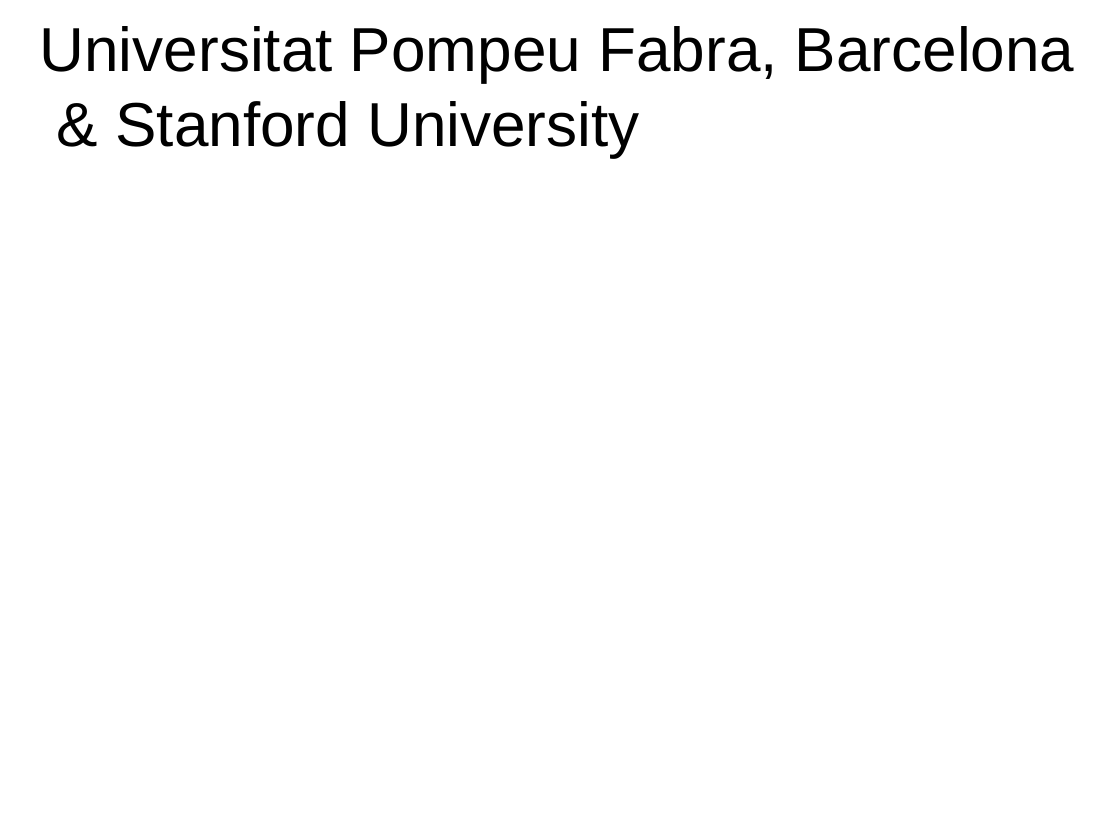
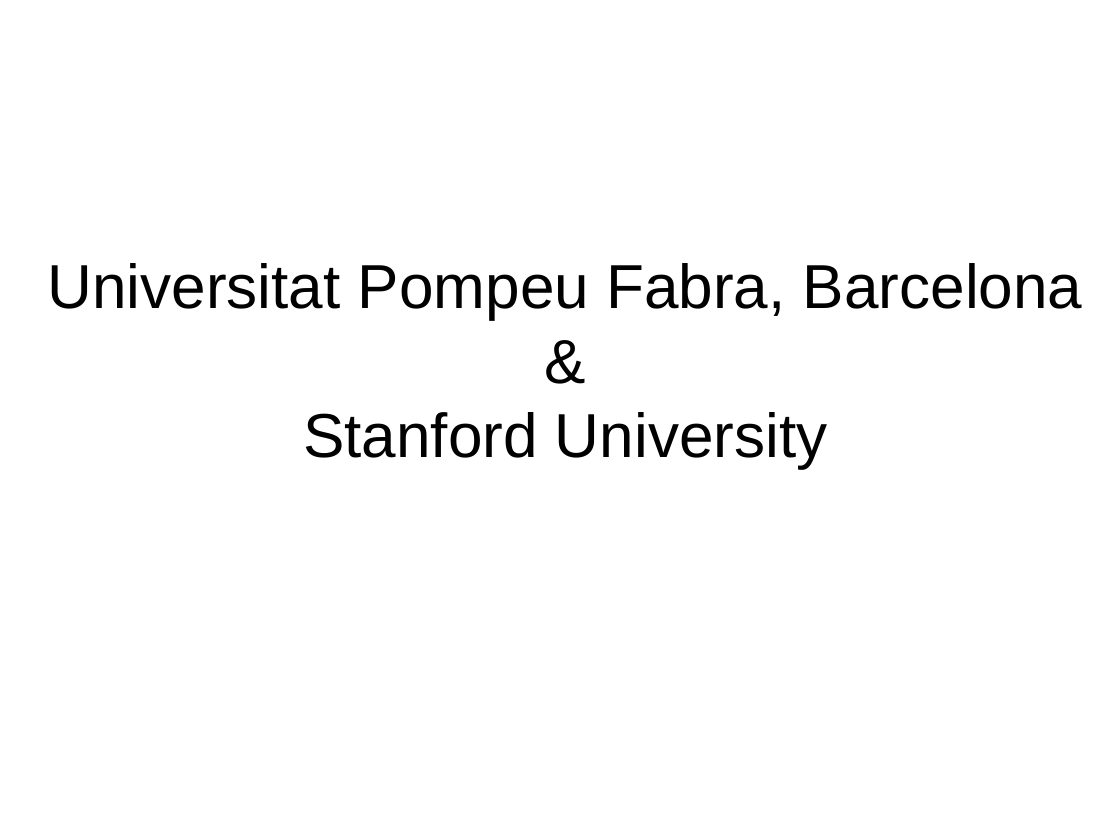
Before and after one commit to MTG/sms-tools, a slide deck: slide 6 of lectures/1-Introduction/Welcome.odp (slide 3 before the commit). Drawn at 1120x840 pixels with LibreOffice and Linux fonts; fonts in the diff are those of the drawing. Boxes give left, top, right and bottom in pixels: in the first picture for what was removed or moved away, otherwise in the second. Text is boxed around its words. In the diff, an @@ line names an element or a change of style, - is before the commit and + after.

```diff
--- a/lectures/1-Introduction/Welcome.odp
+++ b/lectures/1-Introduction/Welcome.odp
@@ title "Universitat Pompeu Fabra, Barcelona & ...": place and size @@
-title "Universitat Pompeu Fabra, Barcelona & ..." at [40, 26, 1075, 157]
+title "Universitat Pompeu Fabra, Barcelona & ..." at [48, 263, 1083, 468]
@@ title "Universitat Pompeu Fabra, Barcelona & ..." at [48, 263, 1083, 468]: alignment left to centre @@
```
Also in this commit, not shown: 4 other slides changed, 7 slides added, 1 slide removed, 20 other files.
